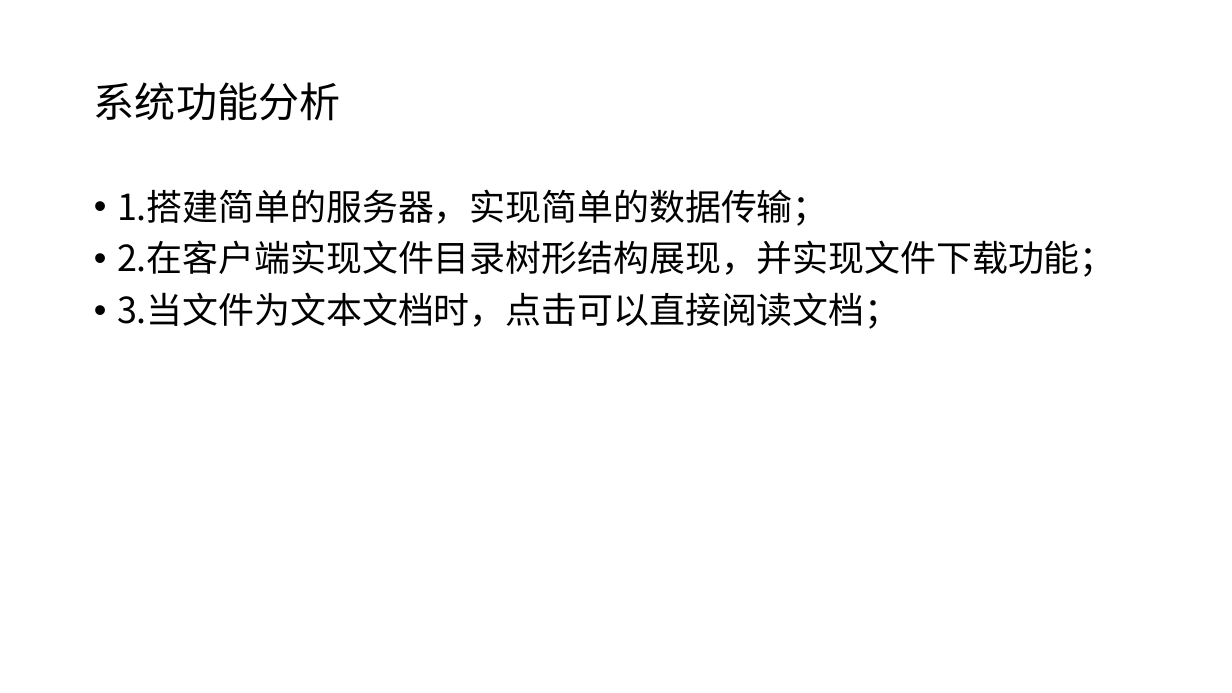
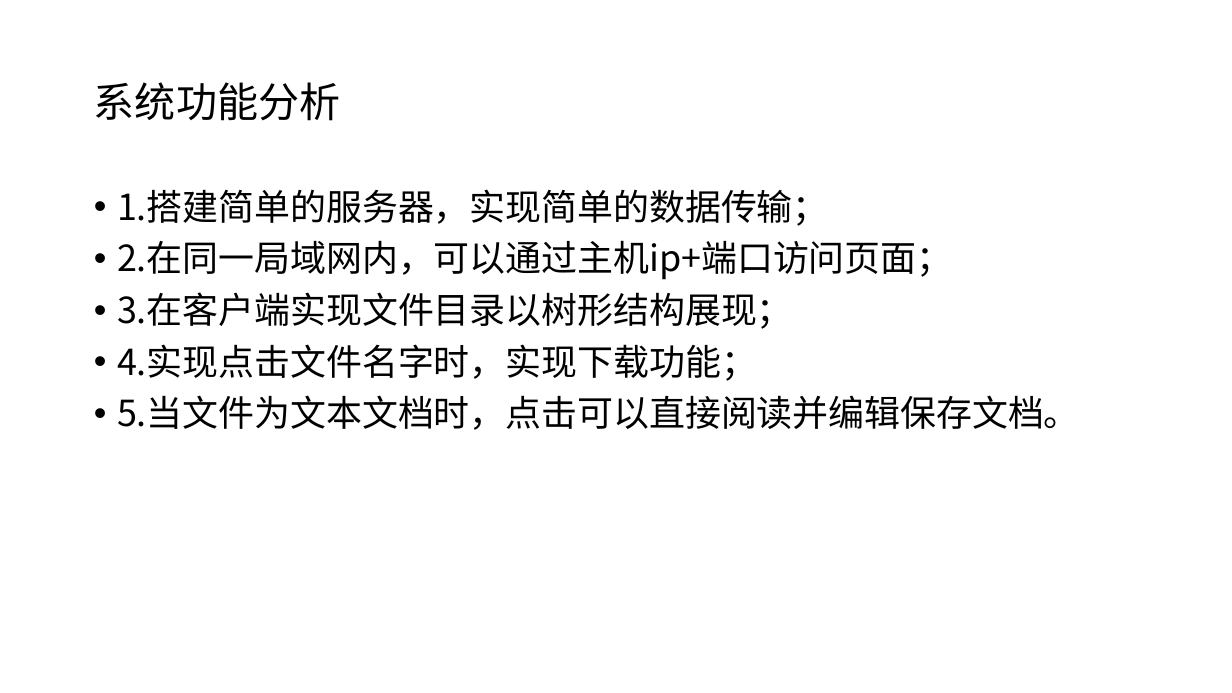
Before and after one commit to smilehr/java-socket, a slide deck: slide 3 of huarui.study2/file/二阶段设计文档.pptx. Drawn at 1232x693 pixels with LibreOffice and Linux fonts; fonts in the diff are those of the drawing. Boxes give left, top, right and bottom in pixels: in the first picture for what was removed or moved away, otherwise in the second. Text is boxed around its words. In the diff, an @@ line names an element or a change of style, - is before the commit and + after.

Commit message:
设计文档第二次提交

```diff
--- a/huarui.study2/file/二阶段设计文档.pptx
+++ b/huarui.study2/file/二阶段设计文档.pptx
@@ text at box(117, 240, 1080, 430): text changed @@
-• 2.在客户端实现文件目录树形结构展现，并实现文件下载功能；
-• 3.当文件为文本文档时，点击可以直接阅读文档；
+• 2.在同一局域网内，可以通过主机ip+端口访问页面；
+• 3.在客户端实现文件目录以树形结构展现；
+• 4.实现点击文件名字时，实现下载功能；
+• 5.当文件为文本文档时，点击可以直接阅读并编辑保存文档。
```
Also in this commit, not shown: 2 other slides changed, 1 slide added.
